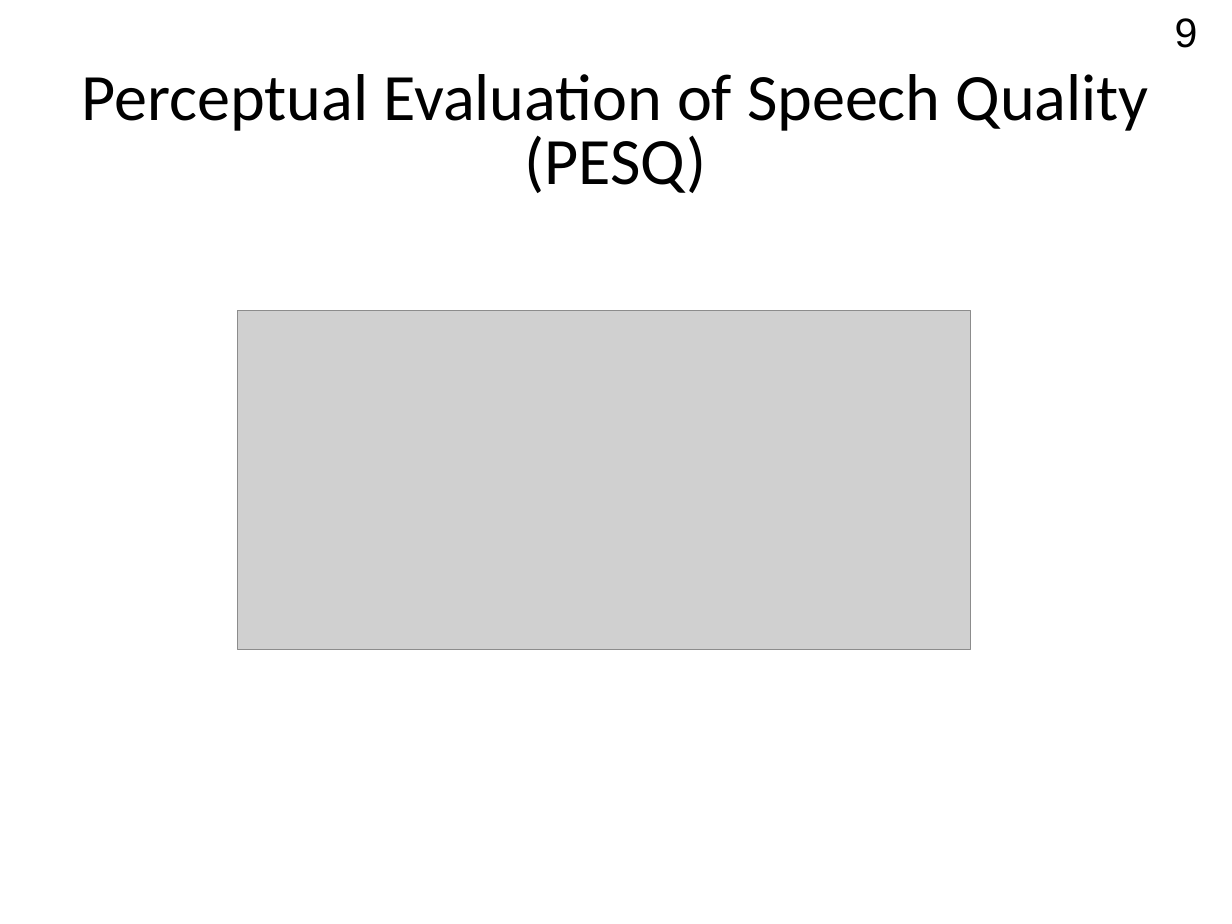
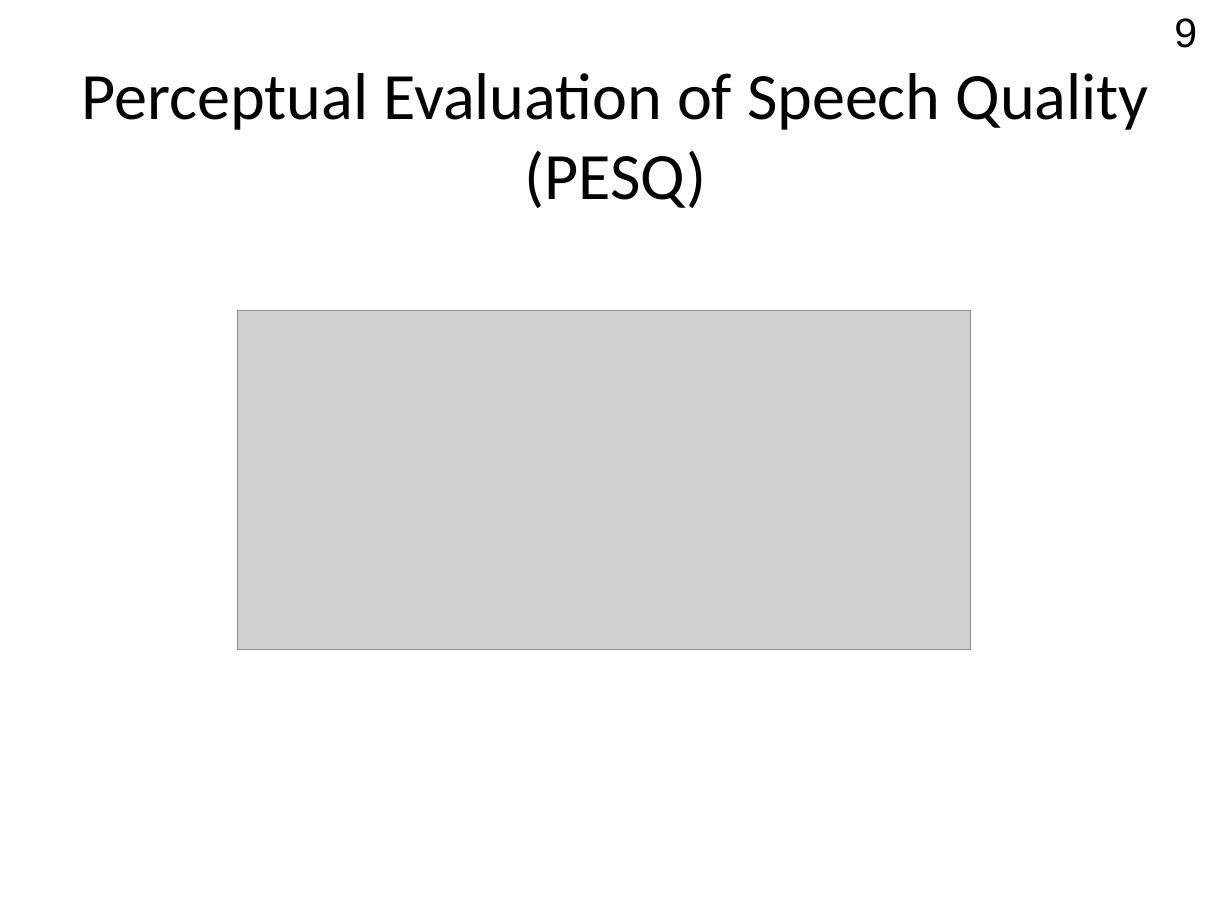
Before and after one commit to Rernamp/microphone_arrays, a slide deck: slide 9 of student_session_2021/Доклад.pptx. Drawn at 1232x924 pixels with LibreOffice and Linux fonts; fonts in the diff are those of the drawing; grey boxes stand for pictures. Boxes give left, top, right and bottom in pixels: in the first picture for what was removed or moved away, otherwise in the second. Text is boxed around its words. In the diff, an @@ line names an element or a change of style, - is before the commit and + after.

```diff
--- a/student_session_2021/Доклад.pptx
+++ b/student_session_2021/Доклад.pptx
@@ text "Perceptual Evaluation of Speech Quality ..." at (x1=82, y1=73, x2=1149, y2=208): line spacing 0.8 to 1 @@
```
Also in this commit, not shown: 5 other slides changed, 1 slide added, 2 slides removed, 14 other files.
